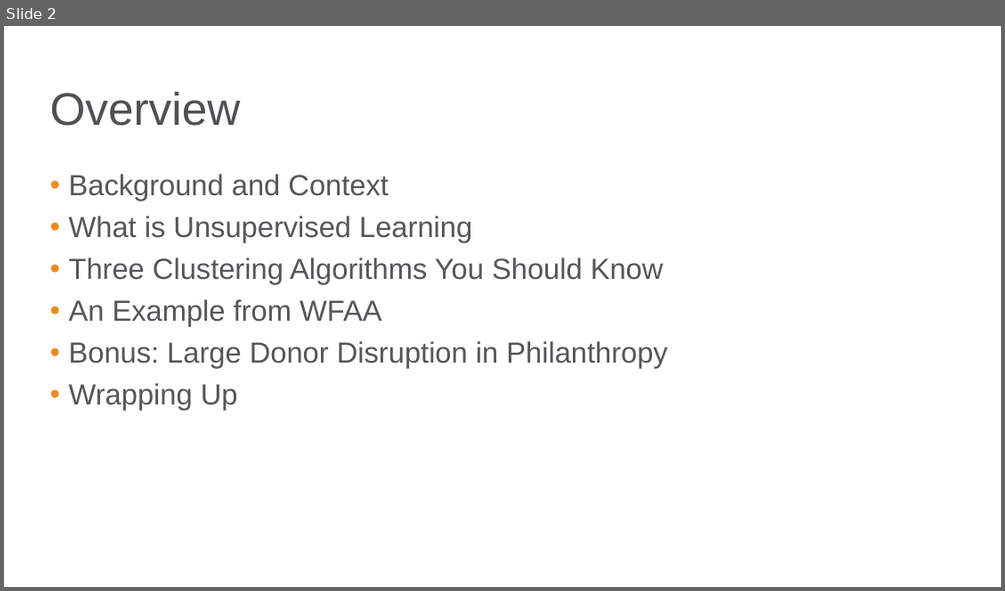
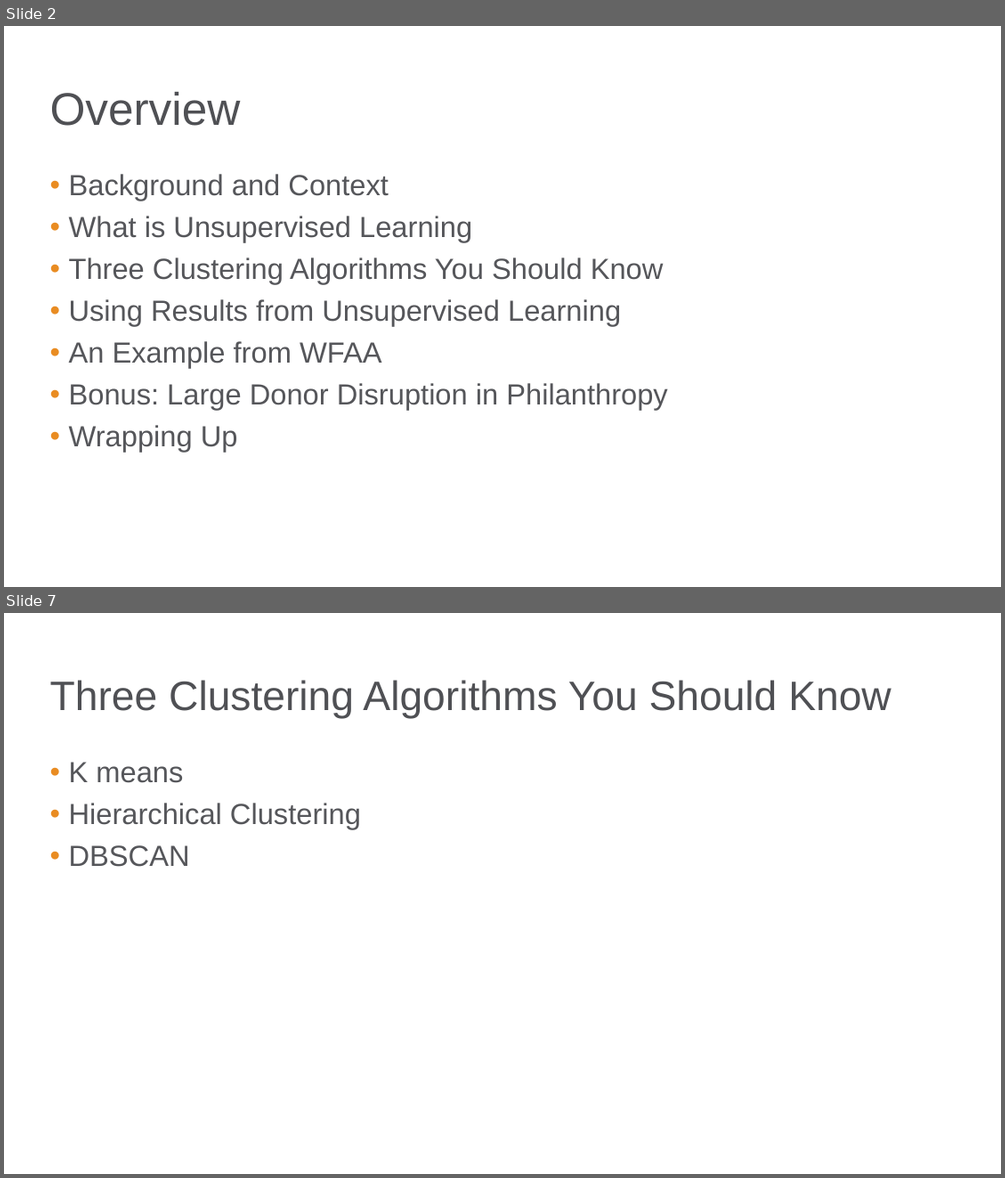
Before and after one commit to bgstieber/APRA-PD-DAS-2019, a slide deck: Generating Insights from Clustering Large Donors - BStieber APRA DAS19.pptx. Shown one above the other, each under a label of ours: slide 2 before the commit, slides 2 and 7 after it; the slides between them are not shown. The pictures are 1005x591 and 1005x1178 pixels, drawn with LibreOffice and Linux fonts; fonts in the diff are those of the drawing; background and template pictures are left out. Boxes give left, top, right and bottom in pixels: in the first picture for what was removed or moved away, otherwise in the second. Text is boxed around its words. In the diff, an @@ line names an element or a change of style, - is before the commit and + after.

```diff
--- a/Generating Insights from Clustering Large Donors - BStieber APRA DAS19.pptx
+++ b/Generating Insights from Clustering Large Donors - BStieber APRA DAS19.pptx
@@ slide 7 added at bbox=[4, 613, 1001, 1174], background picture (left out) @@
@@ title added at bbox=[50, 680, 891, 719], 29.7 pt, text #4F5054 @@
+Three Clustering Algorithms You Should Know
@@ text added at bbox=[69, 762, 361, 867], 21 pt, text #55565A @@
+• K means
+• Hierarchical Clustering
+• DBSCAN
@@ slide 2 changed as well @@
@@ text at bbox=[69, 299, 621, 326]: paragraph added @@
+• Using Results from Unsupervised Learning
```
Also in this commit, not shown: 1 other slide changed, 16 other slides added, 1 other file.
